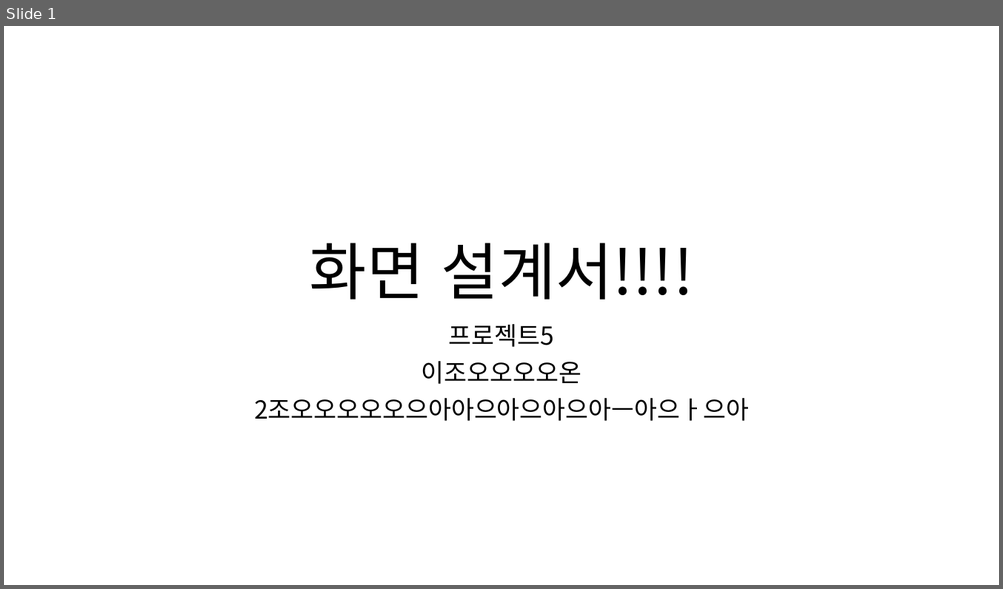
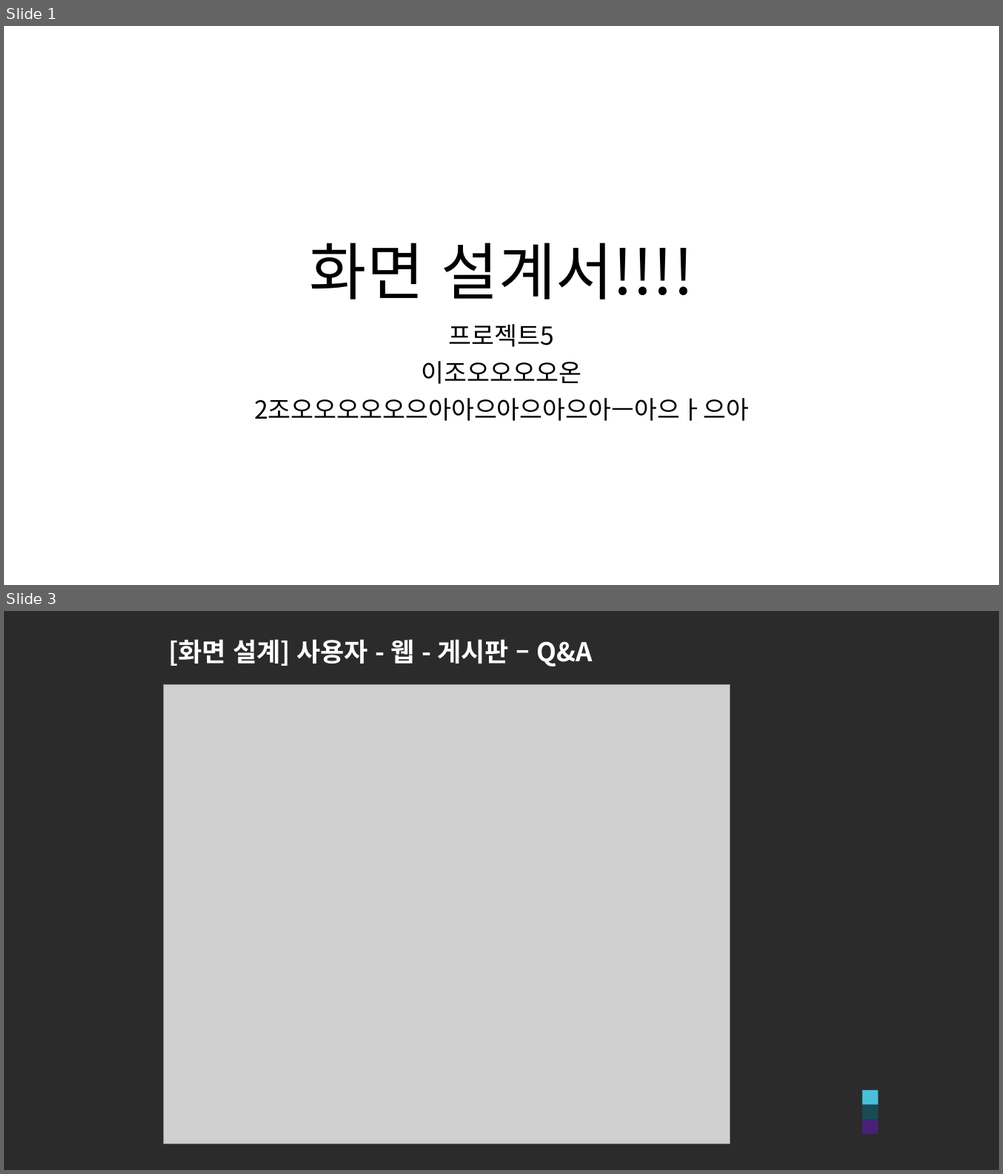
Before and after one commit to ezenteam2/e-Zone, a slide deck: 0 발표용 파워포인트/0424 4차발표/0424 project05 - 파워포인트 - 현태.pptx. Shown one above the other, each under a label of ours: slide 1 before the commit, slides 1 and 3 after it; the slides between them are not shown. The pictures are 1003x589 and 1003x1174 pixels, drawn with LibreOffice and Linux fonts; fonts in the diff are those of the drawing; grey boxes stand for pictures; background and template pictures are left out; a plain dark background stands for a picture behind light text. Boxes give left, top, right and bottom in pixels: in the first picture for what was removed or moved away, otherwise in the second. Text is boxed around its words. In the diff, an @@ line names an element or a change of style, - is before the commit and + after.

```diff
--- a/0 발표용 파워포인트/0424 4차발표/0424 project05 - 파워포인트 - 현태.pptx
+++ b/0 발표용 파워포인트/0424 4차발표/0424 project05 - 파워포인트 - 현태.pptx
@@ slide 3 added at (4,611,999,1170), background picture (left out) @@
@@ title added at (168,639,592,667), 25 pt, text #FFFFFF, bold @@
+[화면 설계] 사용자 - 웹 - 게시판 – Q&A
@@ picture added at (164,685,730,1144) @@
@@ rectangle added at (862,1091,878,1105), fill #48C0DC @@
@@ rectangle added at (862,1105,878,1120), fill #194B57 @@
@@ rectangle added at (862,1120,878,1135), fill #472179 @@
```
Also in this commit, not shown: 1 other slide added, 1 other file.
